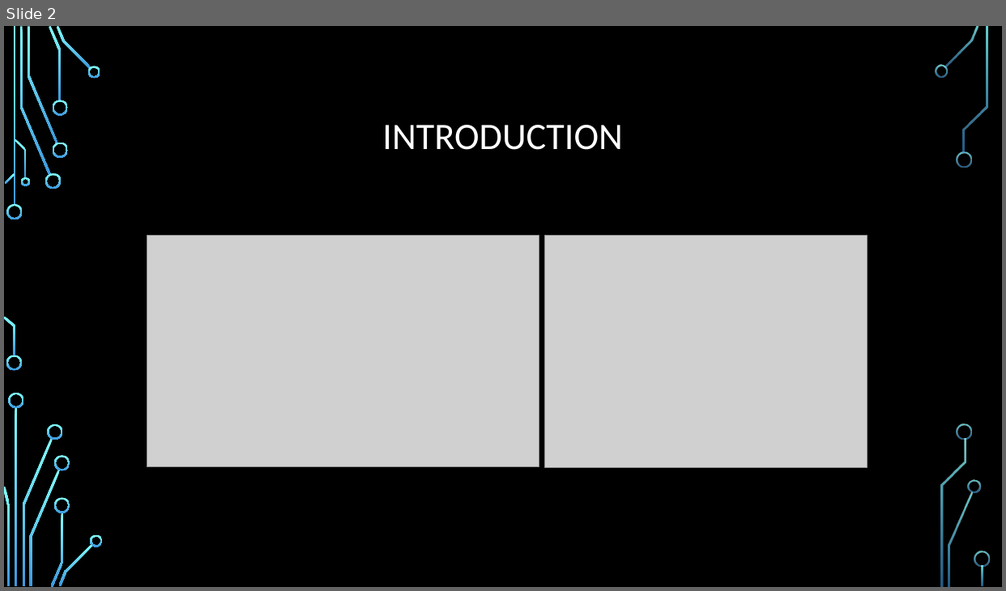
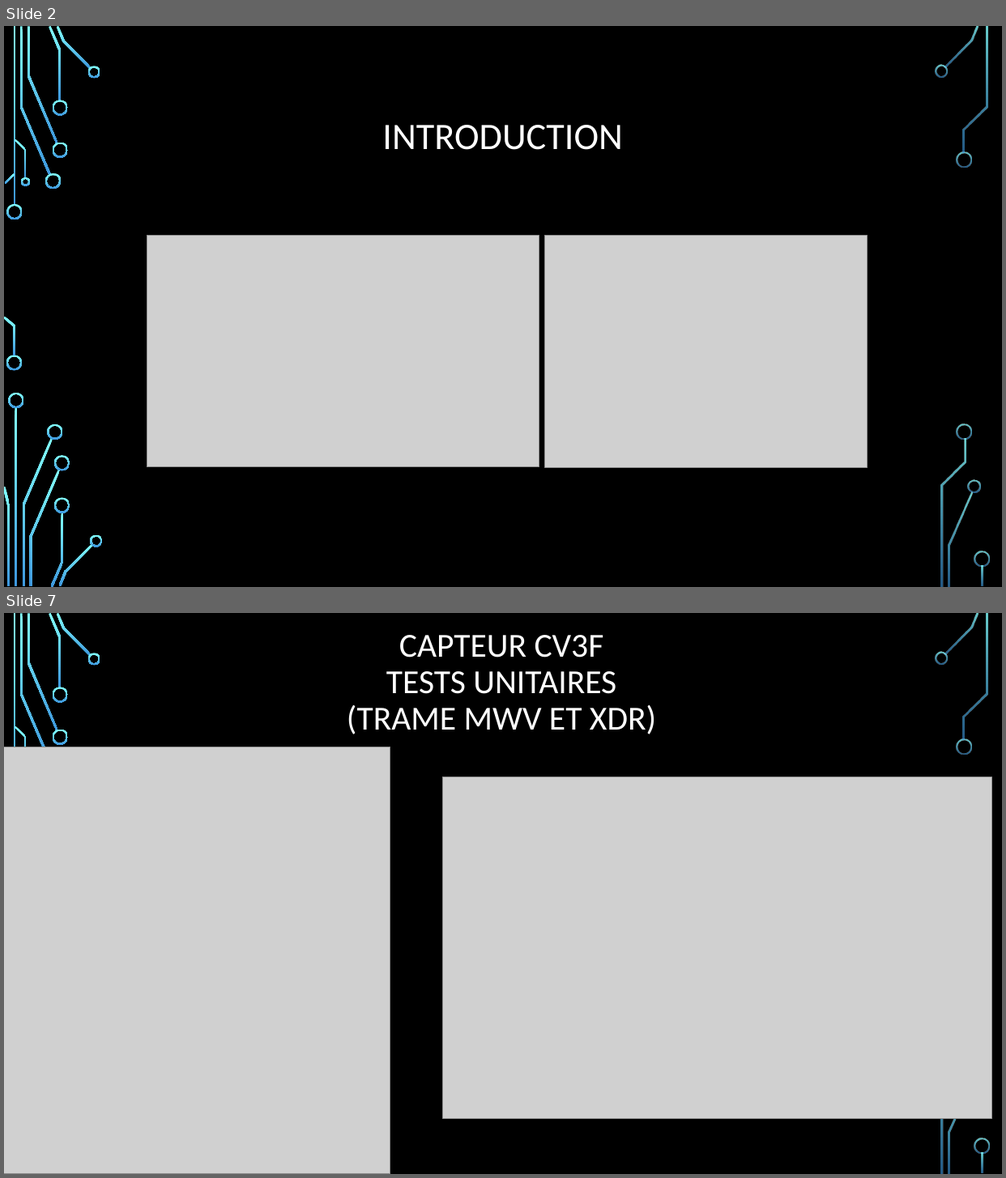
Before and after one commit to Delaune-Remi/Station_Meteo, a slide deck: Partie_Remi/Presentation_Partie_Remi.pptx. Shown one above the other, each under a label of ours: slide 2 before the commit, slides 2 and 7 after it; the slides between them are not shown. The pictures are 1006x591 and 1006x1178 pixels, drawn with LibreOffice and Linux fonts; fonts in the diff are those of the drawing; grey boxes stand for pictures; background and template pictures are left out. Boxes give left, top, right and bottom in pixels: in the first picture for what was removed or moved away, otherwise in the second. Text is boxed around its words. In the diff, an @@ line names an element or a change of style, - is before the commit and + after.

```diff
--- a/Partie_Remi/Presentation_Partie_Remi.pptx
+++ b/Partie_Remi/Presentation_Partie_Remi.pptx
@@ slide 7 added at <box>4,613,1002,1174</box>, background picture (left out); not listed: 24 template elements that a slide beside it also shows @@
@@ title added at <box>347,635,656,735</box>, 32.4 pt, text #FFFFFF @@
+CAPTEUR CV3F
+TESTS UNITAIRES
+(TRAME MWV ET XDR)
@@ picture added at <box>4,747,390,1174</box> @@
@@ picture added at <box>443,777,991,1118</box> @@
```
Also in this commit, not shown: 1 slide changed, 8 other slides added, 7 slides removed, 3 other files.
